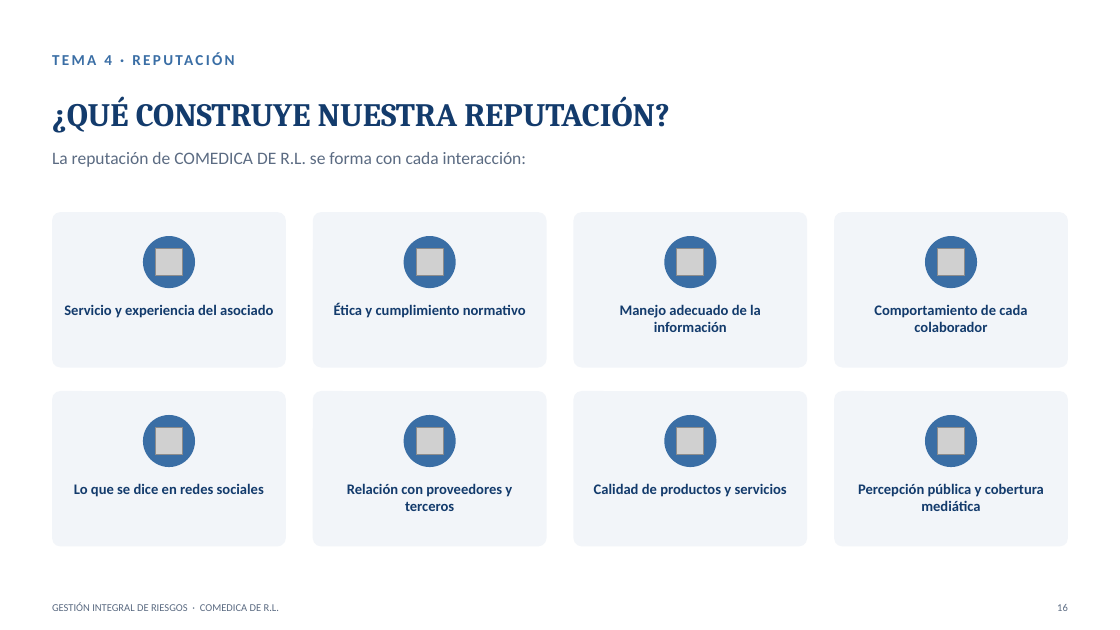
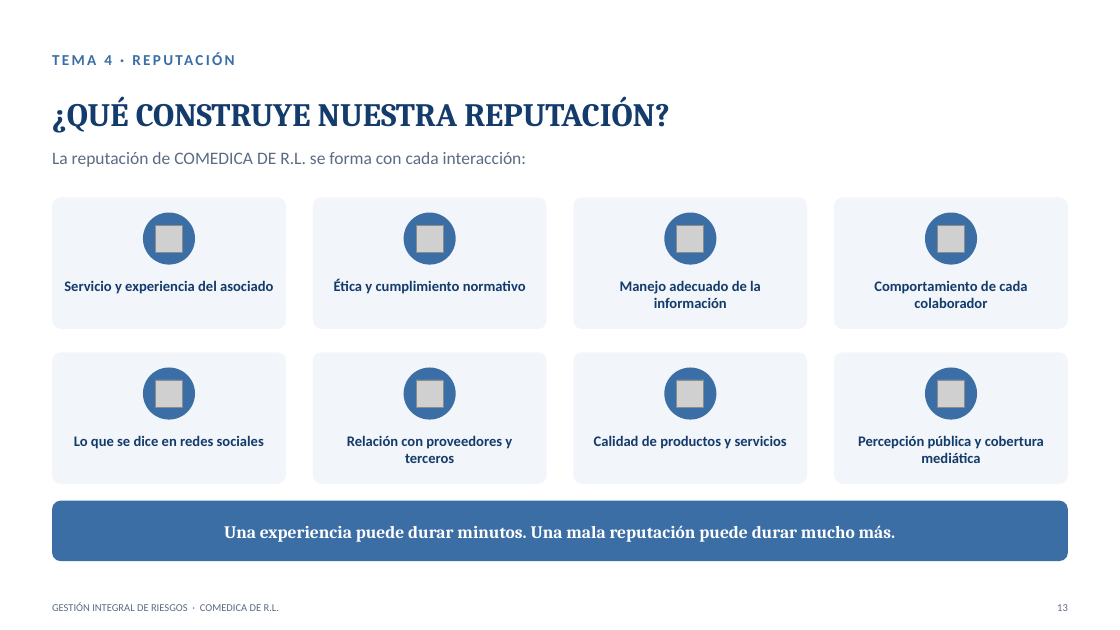
Before and after one commit to menjivar201280/riesgo, a slide deck: slide 13 of capacitacion-riesgos-2025/CAPACITACION_RIESGOS_2025.pptx (slide 16 before the commit). Drawn at 1120x630 pixels with LibreOffice and Linux fonts; fonts in the diff are those of the drawing; grey boxes stand for pictures. Boxes give left, top, right and bottom in pixels: in the first picture for what was removed or moved away, otherwise in the second. Text is boxed around its words. In the diff, an @@ line names an element or a change of style, - is before the commit and + after.

```diff
--- a/capacitacion-riesgos-2025/CAPACITACION_RIESGOS_2025.pptx
+++ b/capacitacion-riesgos-2025/CAPACITACION_RIESGOS_2025.pptx
@@ rounded rectangle: place and size @@
-rounded rectangle at (52, 212, 286, 367)
+rounded rectangle at (52, 197, 286, 329)
@@ rounded rectangle: place and size @@
-rounded rectangle at (313, 212, 546, 367)
+rounded rectangle at (313, 197, 546, 329)
@@ rounded rectangle: place and size @@
-rounded rectangle at (574, 212, 807, 367)
+rounded rectangle at (574, 197, 807, 329)
@@ rounded rectangle: place and size @@
-rounded rectangle at (834, 212, 1068, 367)
+rounded rectangle at (834, 197, 1068, 329)
@@ 4 pictures, 4 texts, 4 ellipses: place and size @@
-4 pictures, 4 texts, 4 ellipses at (64, 236, 1027, 332)
+4 pictures, 4 texts, 4 ellipses at (64, 213, 1027, 308)
@@ rounded rectangle: place and size @@
-rounded rectangle at (52, 392, 286, 547)
+rounded rectangle at (52, 353, 286, 484)
@@ rounded rectangle: place and size @@
-rounded rectangle at (313, 392, 546, 547)
+rounded rectangle at (313, 353, 546, 484)
@@ rounded rectangle: place and size @@
-rounded rectangle at (574, 392, 807, 547)
+rounded rectangle at (574, 353, 807, 484)
@@ proportions changed in 8 elements at (52, 197, 286, 329), (313, 197, 546, 329), (574, 197, 807, 329), (834, 197, 1068, 329), (52, 353, 286, 484), (313, 353, 546, 484), (574, 353, 807, 484), (834, 353, 1068, 484) @@
@@ rounded rectangle: place and size @@
-rounded rectangle at (834, 392, 1068, 547)
+rounded rectangle at (834, 353, 1068, 484)
@@ 4 texts, 4 ellipses: place and size @@
-4 texts, 4 ellipses at (74, 415, 1044, 511)
+4 texts, 4 ellipses at (74, 368, 1044, 463)
@@ 4 pictures: place and size @@
-4 pictures at (155, 428, 965, 455)
+4 pictures at (155, 380, 965, 407)
@@ rounded rectangle added at (52, 501, 1068, 561), fill #3A6EA5 @@
@@ text added at (224, 525, 896, 542), 15 pt, text #FFFFFF, bold @@
+Una experiencia puede durar minutos. Una mala reputación puede durar mucho más.
```
Also in this commit, not shown: 26 other slides changed, 15 slides removed.
